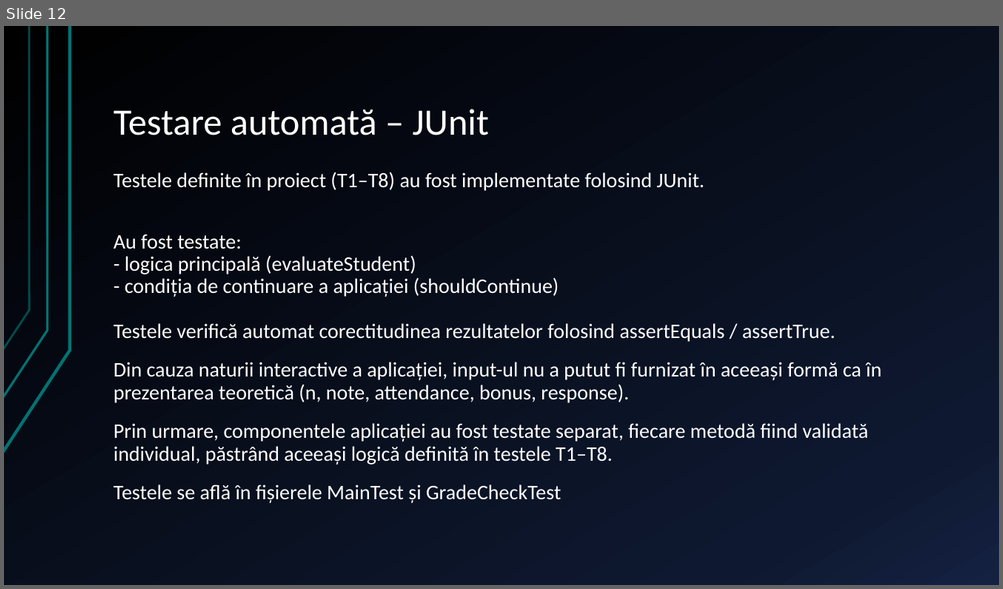
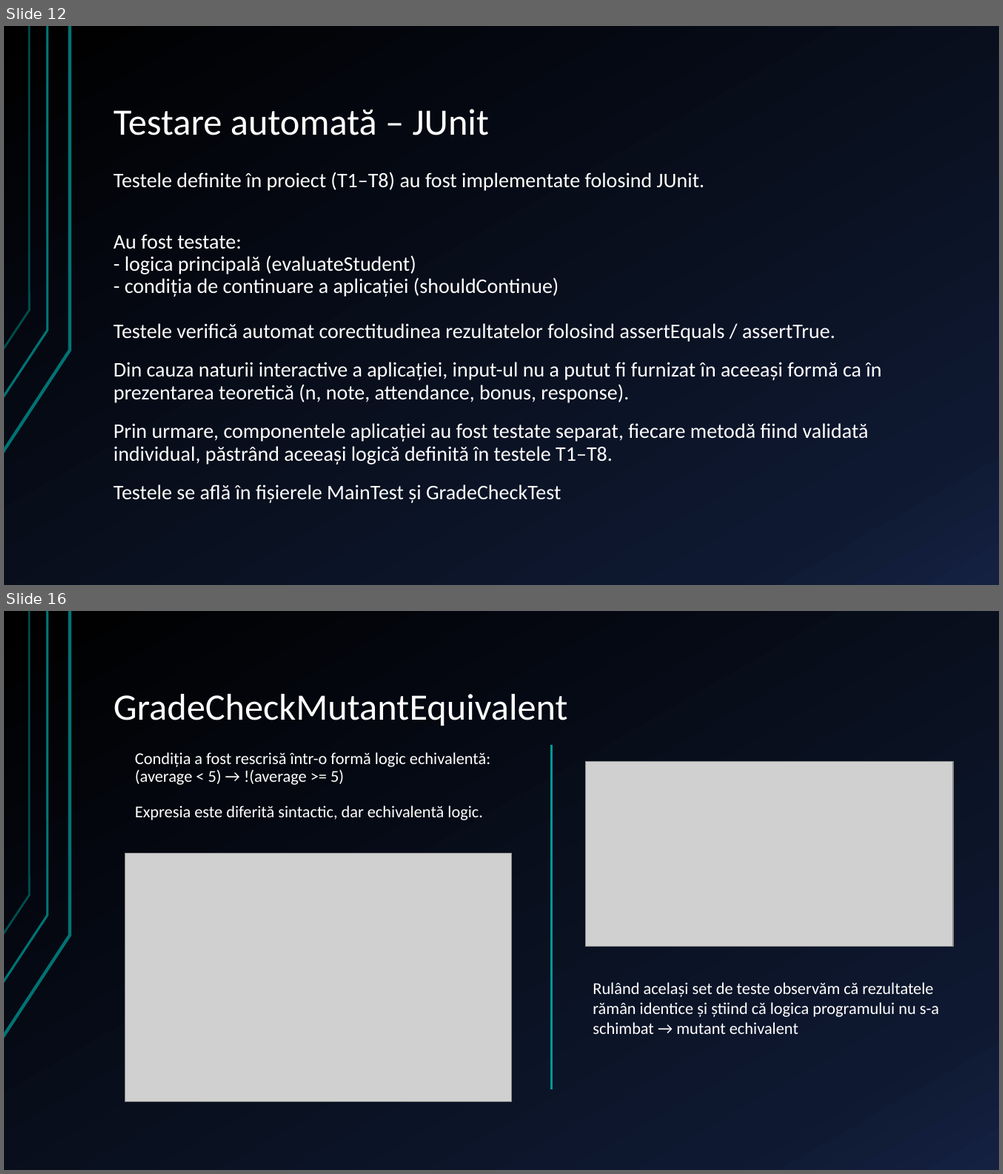
Before and after one commit to M4731/BDTS, a slide deck: Topici Speciale in BDTS/Topici Speciale în BDTS.pptx. Shown one above the other, each under a label of ours: slide 12 before the commit, slides 12 and 16 after it; the slides between them are not shown. The pictures are 1003x589 and 1003x1174 pixels, drawn with LibreOffice and Linux fonts; fonts in the diff are those of the drawing; grey boxes stand for pictures. Boxes give left, top, right and bottom in pixels: in the first picture for what was removed or moved away, otherwise in the second. Text is boxed around its words. In the diff, an @@ line names an element or a change of style, - is before the commit and + after.

```diff
--- a/Topici Speciale in BDTS/Topici Speciale în BDTS.pptx
+++ b/Topici Speciale in BDTS/Topici Speciale în BDTS.pptx
@@ slide 16 added at (4,611,999,1170), background gradient #000000 to #0F1931 to #142242; not listed: 3 template elements that a slide beside it also shows @@
@@ title added at (114,694,568,726), 36 pt, text #FFFFFF @@
+GradeCheckMutantEquivalent
@@ text added at (135,752,490,820), 16 pt, text #FFFFFF @@
+Condiția a fost rescrisă într-o formă logic echivalentă:
+(average < 5) → !(average >= 5)
+Expresia este diferită sintactic, dar echivalentă logic.
@@ line added from (551, 745) to (551, 1090), #009999 2 pt @@
@@ picture added at (585,761,952,947) @@
@@ picture added at (125,854,512,1102) @@
@@ text added at (592,982,939,1034), 16 pt, text #FFFFFF @@
+Rulând același set de teste observăm că rezultatele rămân identice și știind că logica programului nu s-a schimbat → mutant echivalent
```
Also in this commit, not shown: 2 slides changed, 4 other slides added, 5 other files.
